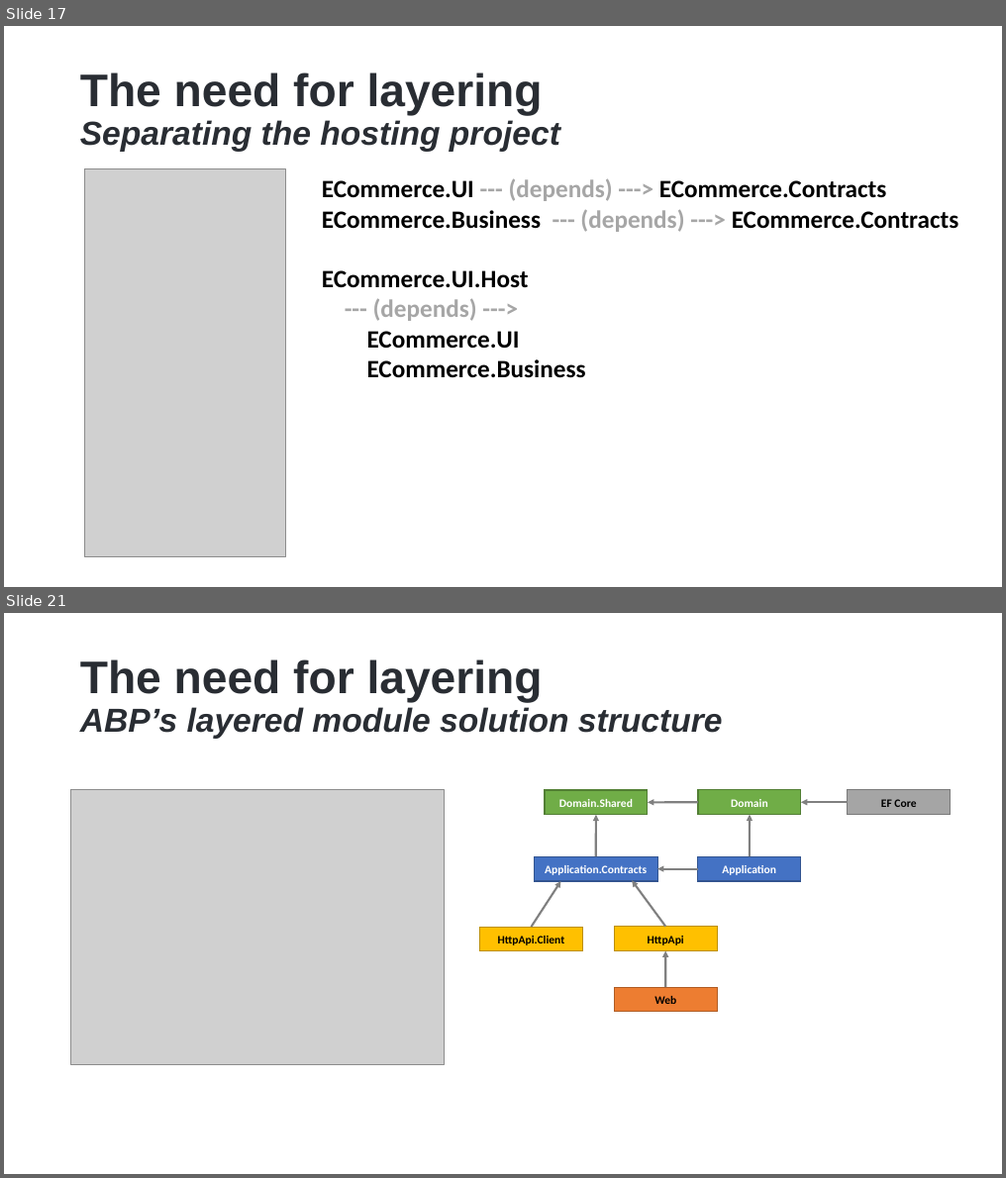
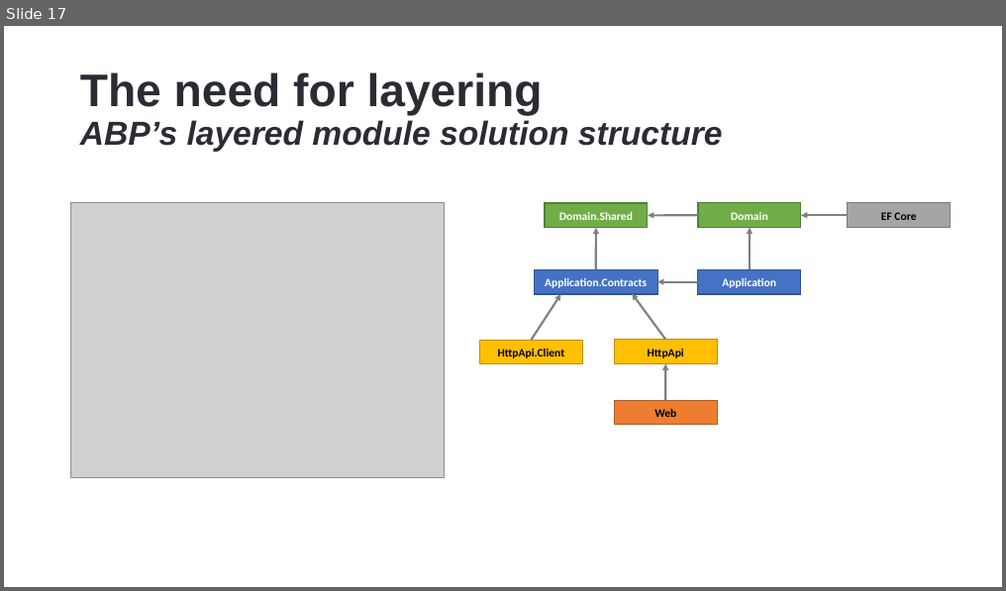
Before and after one commit to hikalkan/presentations, a slide deck: 2024-05-09 Designing Monolith First for Microservice Architecture/Monolith First Presentation.pptx. Shown one above the other, each under a label of ours: slides 17 and 21 before the commit, slide 17 after it; the slides between them are not shown. The pictures are 1006x1178 and 1006x591 pixels, drawn with LibreOffice and Linux fonts; fonts in the diff are those of the drawing; grey boxes stand for pictures; background and template pictures are left out. Boxes give left, top, right and bottom in pixels: in the first picture for what was removed or moved away, otherwise in the second. Text is boxed around its words. In the diff, an @@ line names an element or a change of style, - is before the commit and + after.

```diff
--- a/2024-05-09 Designing Monolith First for Microservice Architecture/Monolith First Presentation.pptx
+++ b/2024-05-09 Designing Monolith First for Microservice Architecture/Monolith First Presentation.pptx
@@ slide 17 removed at [4,26,1002,587], background picture (left out) @@
@@ title removed at [80,73,560,152] @@
-The need for layering
-Separating the hosting project
@@ picture removed at [85,169,286,558] @@
@@ text removed at [322,178,959,378] @@
-ECommerce.UI --- (depends) ---> ECommerce.Contracts
-ECommerce.Business --- (depends) ---> ECommerce.Contracts
-ECommerce.UI.Host
---- (depends) --->
-ECommerce.UI
-ECommerce.Business
@@ what was slide 21 is now slide 17 @@
```
Also in this commit, not shown: 1 slide changed, 9 other slides removed.
